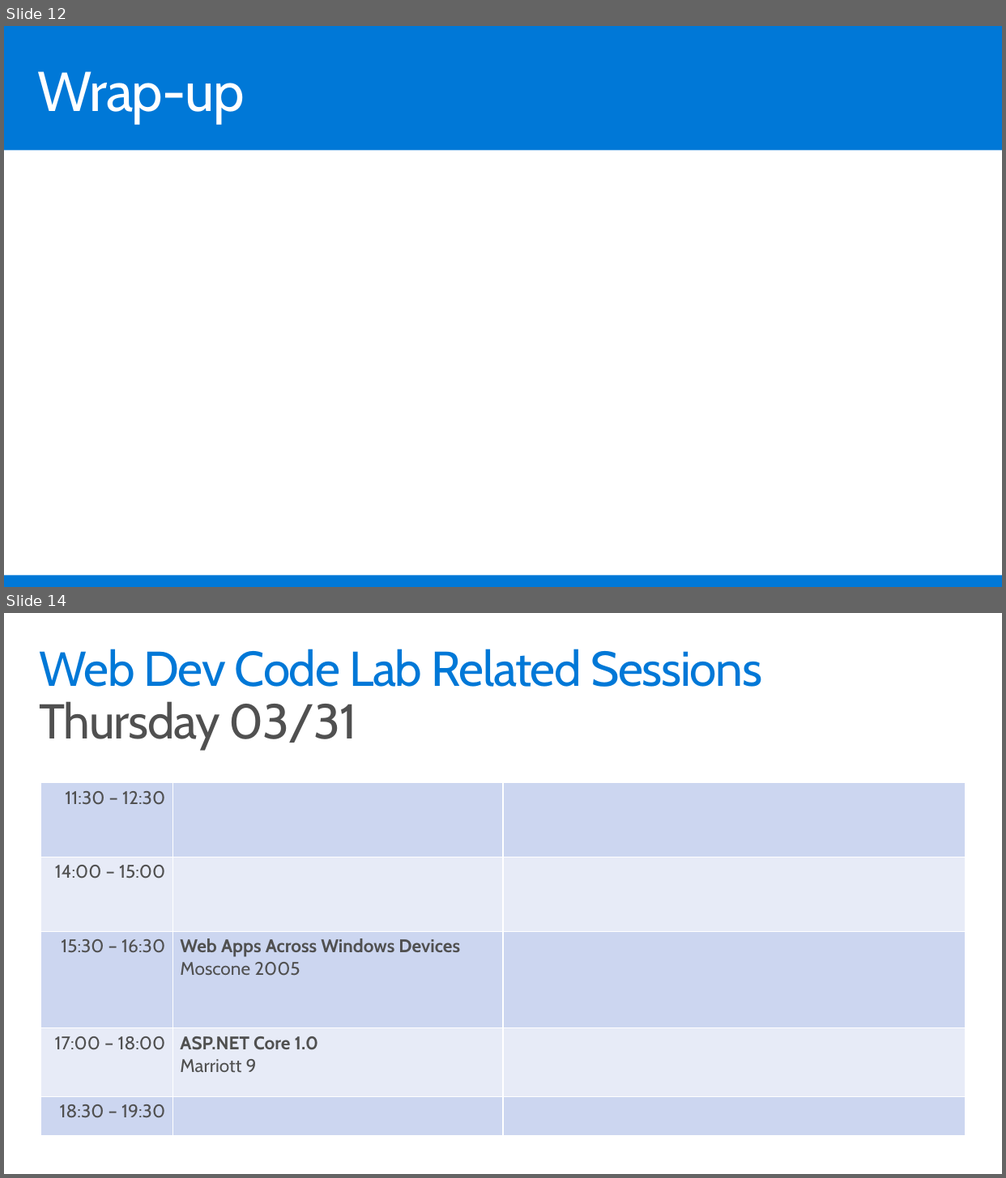
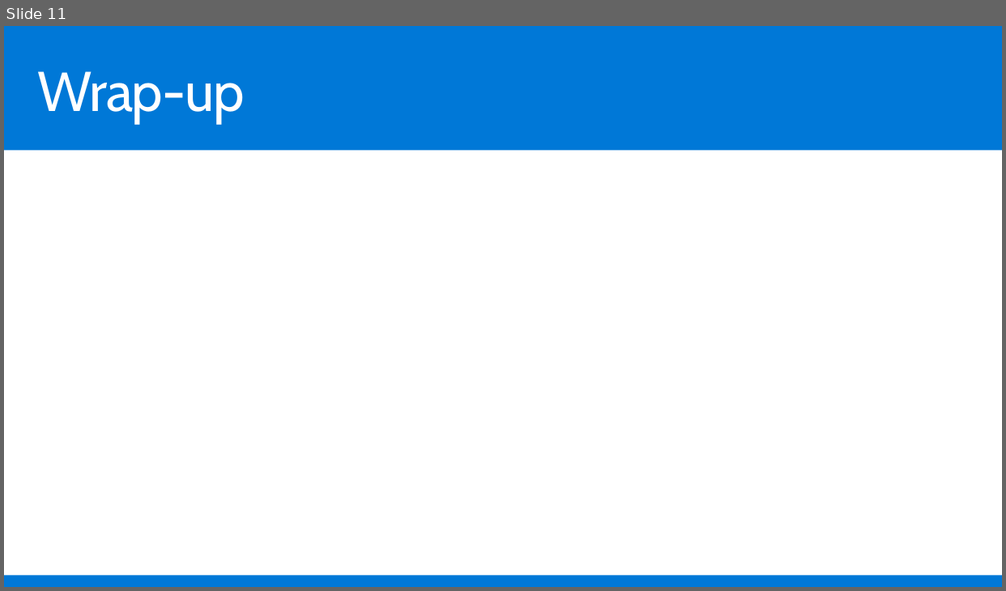
Before and after one commit to csharpfritz/Workshop-PublishAspNetCore, a slide deck: Slides/PublishAspNetCore.pptx. Shown one above the other, each under a label of ours: slides 12 and 14 before the commit, slide 11 after it; the slides between them are not shown. The pictures are 1006x1178 and 1006x591 pixels, drawn with LibreOffice and Linux fonts; fonts in the diff are those of the drawing; background and template pictures are left out. Boxes give left, top, right and bottom in pixels: in the first picture for what was removed or moved away, otherwise in the second. Text is boxed around its words. In the diff, an @@ line names an element or a change of style, - is before the commit and + after.

```diff
--- a/Slides/PublishAspNetCore.pptx
+++ b/Slides/PublishAspNetCore.pptx
@@ slide 14 removed at <box>4,613,1002,1174</box>, background #FFFFFF @@
@@ title removed at <box>39,649,762,750</box> @@
-Web Dev Code Lab Related Sessions
-Thursday 03/31
@@ table removed at <box>40,782,965,1135</box>, 5 rows, 3 columns @@
-11:30 – 12:30 |  | 
-14:00 – 15:00 |  | 
-15:30 – 16:30 | Web Apps Across Windows Devices / Moscone 2005 | 
-17:00 – 18:00 | ASP.NET Core 1.0 / Marriott 9 | 
-18:30 – 19:30 |  | 
@@ what was slide 12 is now slide 11 @@
```
Also in this commit, not shown: 7 slides changed, 4 other slides removed, 7 other files.
